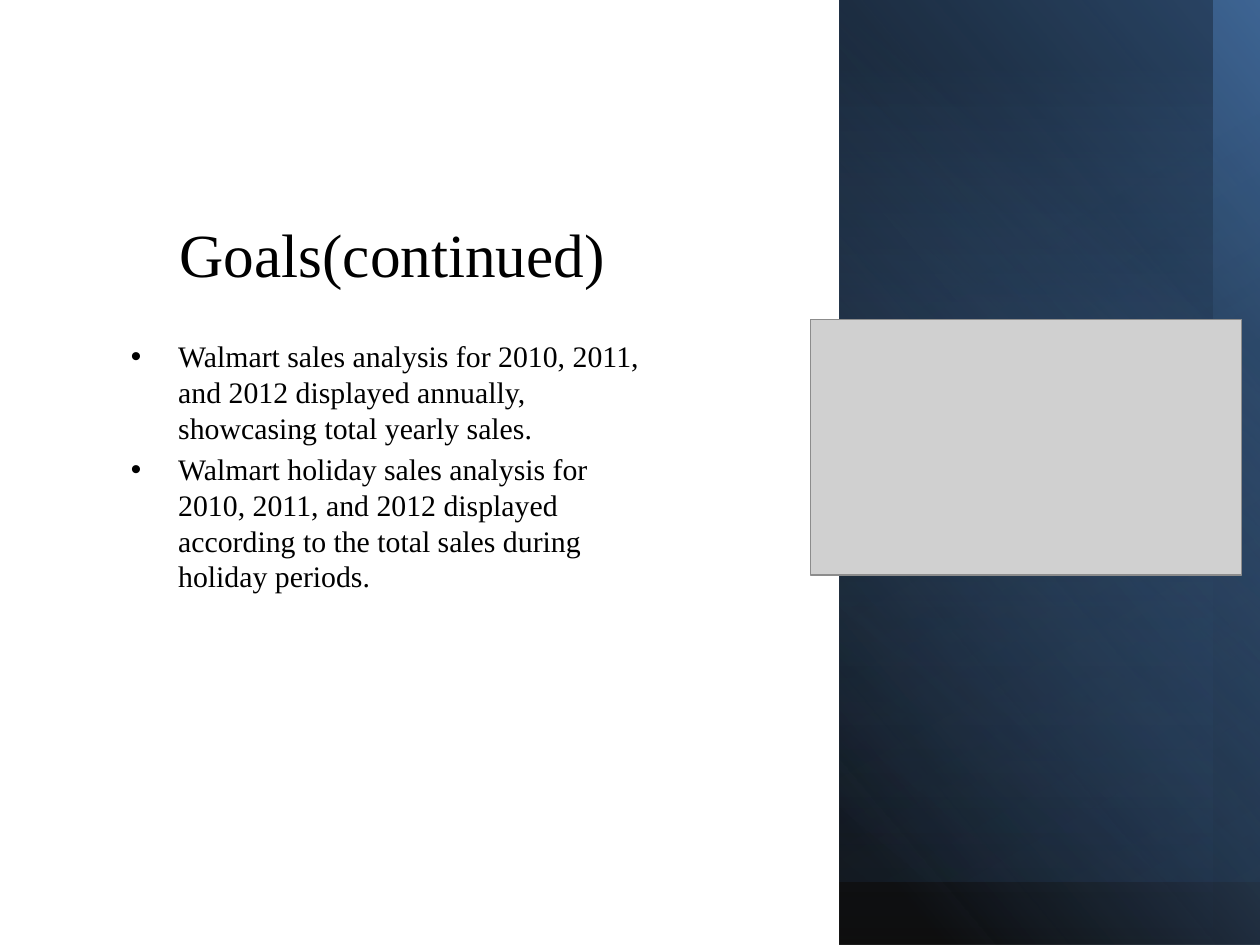
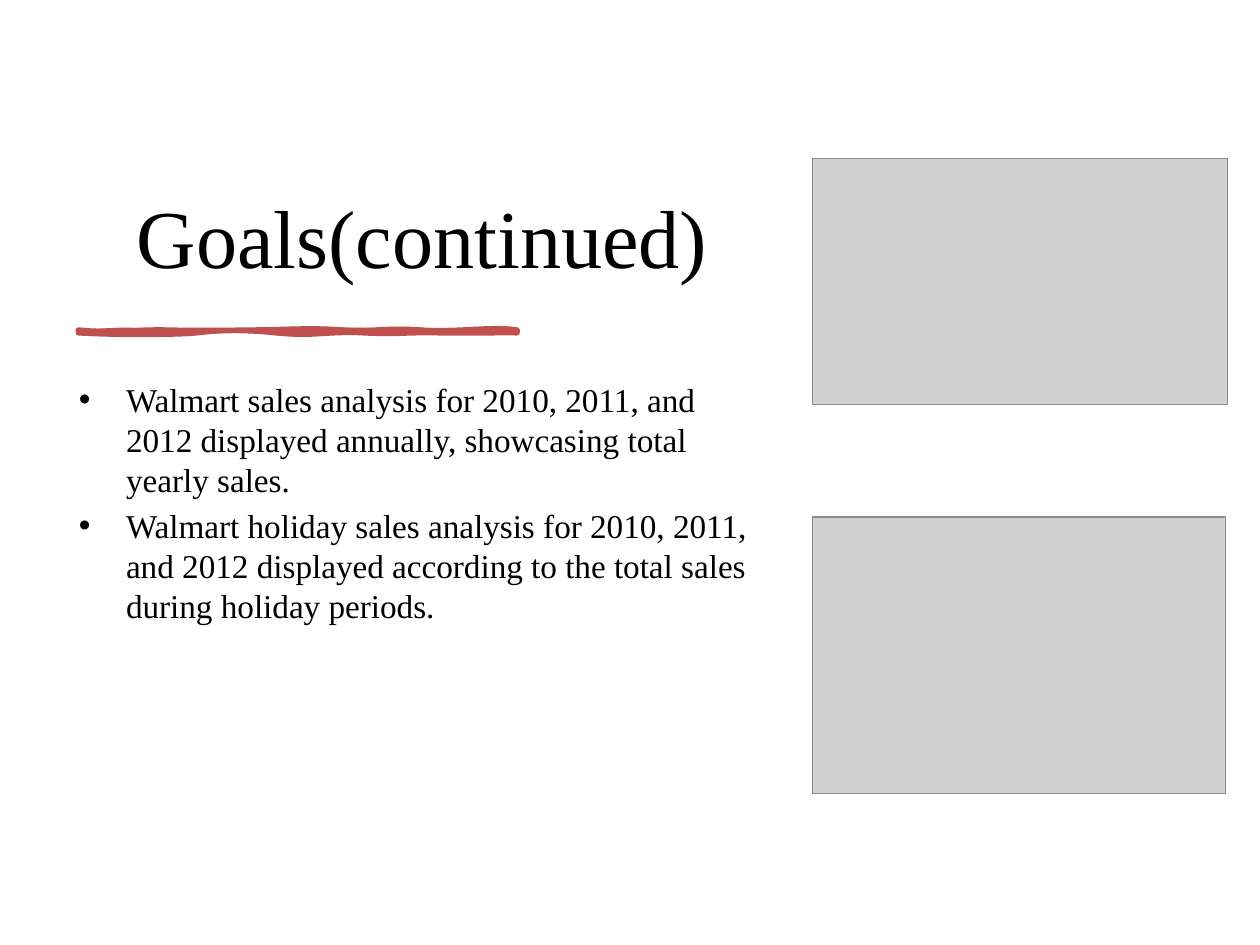
Before and after one commit to Argon07/BigDataProject, a slide deck: slide 9 of datasets/Walmart_Sales_Analysis_Presentation.pptx. Drawn at 1260x945 pixels with LibreOffice and Linux fonts; fonts in the diff are those of the drawing; grey boxes stand for pictures. Boxes give left, top, right and bottom in pixels: in the first picture for what was removed or moved away, otherwise in the second. Text is boxed around its words. In the diff, an @@ line names an element or a change of style, - is before the commit and + after.

Commit message:
added ppt

```diff
--- a/datasets/Walmart_Sales_Analysis_Presentation.pptx
+++ b/datasets/Walmart_Sales_Analysis_Presentation.pptx
@@ rectangle removed at (839,0,1260,945) @@
@@ rectangle removed at (839,0,1260,882) @@
@@ rectangle removed at (839,0,1260,882) @@
@@ rectangle removed at (839,0,1212,945) @@
@@ title "Goals(continued)": place and size @@
-title "Goals(continued)" at (180,234,605,288)
+title "Goals(continued)" at (137,211,708,283)
@@ title "Goals(continued)" at (137,211,708,283): size 35 to 47 pt @@
@@ picture: place and size @@
-picture at (810,320,1241,576)
+picture at (813,159,1227,404)
@@ freeform shape added at (78,330,517,333), fill #C0504D, outline #C0504D 3.25 pt @@
@@ text "Walmart sales analysis for 2010, ...": place and size @@
-text "Walmart sales analysis for 2010, ..." at (178,346,639,593)
+text "Walmart sales analysis for 2010, ..." at (126,388,746,625)
@@ text "Walmart sales analysis for 2010, ..." at (126,388,746,625): size 17 to 19 pt @@
@@ picture added at (813,517,1226,793) @@
```
Also in this commit, not shown: 1 slide added.
